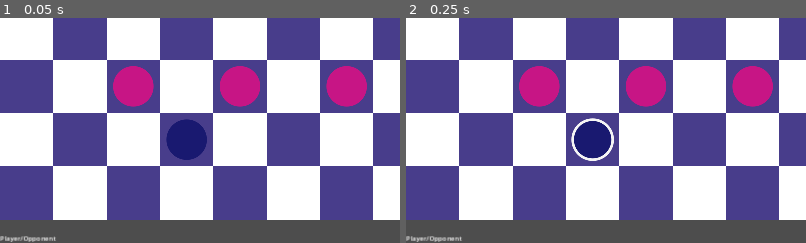
Above: before the commit, frames 1-2 (left to right).
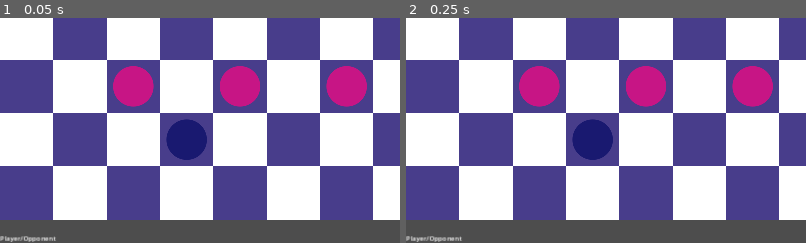
Above: after the commit, the same moments.

Repository: mattsullentrup/godot-checkers
Game: Godot game, scene res://rewrite/level/level.tscn
The game is run twice, just before and just after one commit, with the same random seed, the same clock (stepped at 60 frames per second) and the same inputs.
Inputs:
- Up to frame 1 (0.05 s): no input
- Up to frame 2 (0.25 s): no input
The pictures show only the part of the screen within x 0-50%, y 50-100%; the shares and areas given below are measured in that part.

Frame 1 is identical in both runs. In frame 2, 0.4% of the frame differs, in the area x 41-52%, y 44-64%.

Commit message:
Update unit_movement.gd
Refactor check for normal moves

Diff:
--- a/9_10_24_checkers/rewrite/units/unit_movement.gd
+++ b/9_10_24_checkers/rewrite/units/unit_movement.gd
@@ -10,13 +10,8 @@
 	for unit: Unit in _parent.units:
 		unit.available_cells.clear()
 		for direction in unit.directions:
-			_check_if_unit_can_move_normally(unit, direction)
-
-			_check_if_unit_can_jump(unit)
-
-		#if unit.available_cells.size() <= 0:
-			#continue
-
+			_get_unit_normal_moves(unit, direction)
+			_get_unit_jump_moves(unit)
 
 
 func check_unit_remaining_jumps(unit: Unit) -> void:
@@ -32,20 +27,17 @@
 
 
 
-func _check_if_unit_can_move_normally(unit: Unit, direction: Globals.Direction) -> void:
-	var movement_direction: Vector2i = Globals.movement_vectors.get(direction)
-	var target_cell = unit.cell + movement_direction
-	if not _is_cell_available(unit, movement_direction, target_cell):
+func _get_unit_normal_moves(unit: Unit, direction: Globals.Direction) -> void:
+	var target_cell = unit.cell + Globals.movement_vectors.get(direction)
+	if not _get_adjacent_unit(unit, target_cell) == null:
 		return
 
 	_parent.moveable_units.append(unit)
 	unit.can_move = true
+	unit.available_cells.append(target_cell)
 
 
-func _check_if_unit_can_jump(unit: Unit) -> void:
-	if not unit.can_jump:
-		return
-
+func _get_unit_jump_moves(unit: Unit) -> void:
 	_parent.jumpable_units.append(unit)
 	# Remove any normal moves from the units list of available moves
 	for cell in unit.available_cells:
@@ -56,23 +48,17 @@
 		unit.available_cells.erase(cell)
 
 
-func _is_cell_available(unit: Unit, initial_direction: Vector2i, target_cell: Vector2i) -> bool:
+func _get_adjacent_unit(unit: Unit, target_cell: Vector2i) -> Unit:
 	if not _is_tile_valid(target_cell):
-		return false
+		return null
 
-	for unit_on_board: Unit in _parent.all_units:
-		if not unit_on_board.cell == target_cell:
+	for unit_to_check: Unit in _parent.all_units:
+		if not unit_to_check.cell == target_cell:
 			continue
 
-		if unit_on_board.team == unit.team:
-			return false
+		return unit_to_check
 
-		if _can_jump_over_enemy(target_cell, initial_direction, unit, unit_on_board):
-			return true
-
-	# Can make a normal move
-	unit.available_cells.append(target_cell)
-	return true
+	return null
 
 
 func _can_jump_over_enemy(
